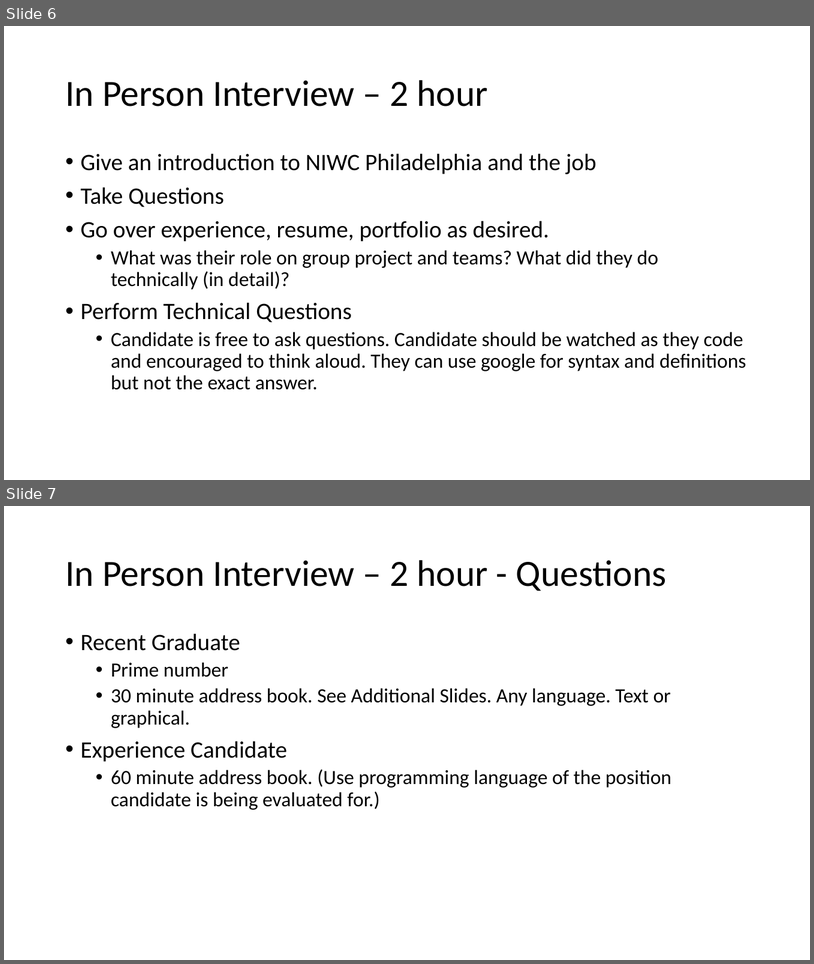
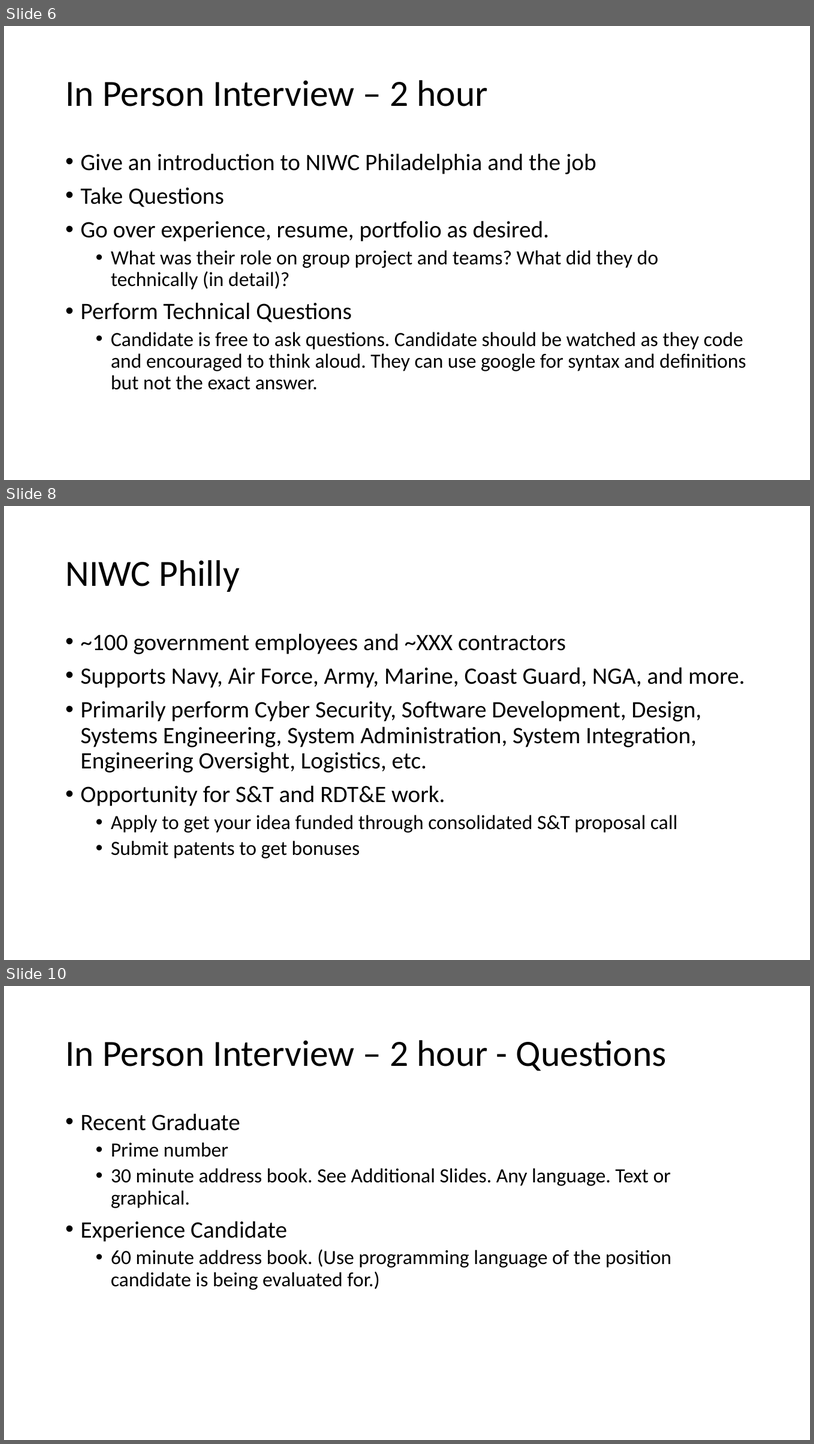
Before and after one commit to NIWC-PHL/Recruiting, a slide deck: Software Developer Hiring Process.pptx. Shown one above the other, each under a label of ours: slides 6 and 7 before the commit, slides 6, 8 and 10 after it; the slides between them are not shown. The pictures are 814x964 and 814x1444 pixels, drawn with LibreOffice and Linux fonts; fonts in the diff are those of the drawing. Boxes give left, top, right and bottom in pixels: in the first picture for what was removed or moved away, otherwise in the second. Text is boxed around its words. In the diff, an @@ line names an element or a change of style, - is before the commit and + after.

```diff
--- a/Software Developer Hiring Process.pptx
+++ b/Software Developer Hiring Process.pptx
@@ slide 8 added at (x1=4, y1=506, x2=810, y2=960), background #FFFFFF @@
@@ title added at (x1=65, y1=560, x2=240, y2=592), 44 pt, text #000000 @@
+NIWC Philly
@@ text added at (x1=81, y1=633, x2=745, y2=858), 28 pt, text #000000 @@
+• ~100 government employees and ~XXX contractors
+• Supports Navy, Air Force, Army, Marine, Coast Guard, NGA, and more.
+• Primarily perform Cyber Security, Software Development, Design, Systems Engineering, System Administration, System Integration, Engineering Oversight, Logistics, etc.
+• Opportunity for S&T and RDT&E work.
+  • Apply to get your idea funded through consolidated S&T proposal call
+  • Submit patents to get bonuses
@@ what was slide 7 is now slide 10 @@
```
Also in this commit, not shown: 1 slide changed, 2 other slides added.
